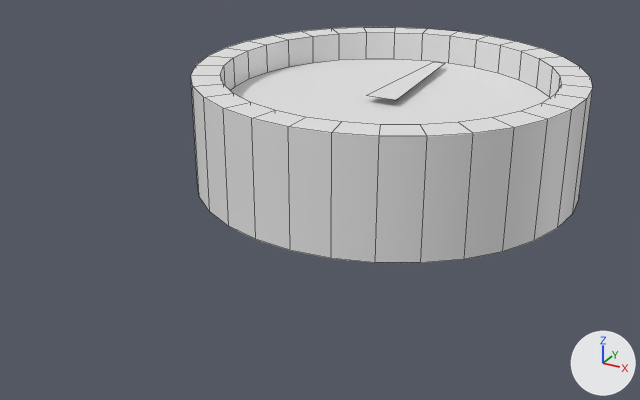
The FBX model Assets/Models/pipePuzzel/Pipe Gauge 2 Electric boogaloo.fbx: old version first, new version second.
Camera for both pictures: a camera (50 mm lens) standing at (1.82, -4.03, 1.61) and looking at (0.0, -0.72, -0.04). Every picture has the same lights, and +X, +Y and +Z are marked at lower right. The older version comes first. Mesh edges are drawn as thin lines.

Objects in the first picture: 'Dial thing', 'Gauge'.
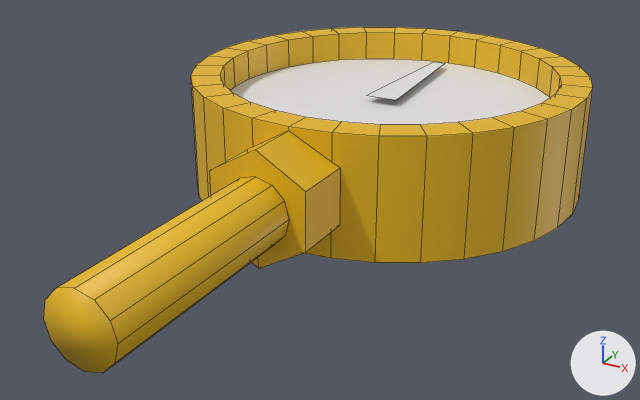
Location of each change, [x1, y1, x2, y2] in pixels of the pictures (640 x 400 px):
```json
{"object": "Gauge", "change": "reshaped", "before": [191, 27, 593, 263], "after": [44, 27, 593, 373], "on screen": "36% wider, 46% taller"}
{"part": 1, "of": "me_cylinder", "change": "built on", "before": [223, 108, 379, 263], "after": [44, 108, 379, 373]}
{"part": 2, "of": "me_cylinder", "change": "recoloured", "before": [191, 27, 593, 263], "after": [191, 27, 593, 263], "on screen": "white to yellow"}
```

Edits to the scene script, one JSON object a line:
```json
{"op": "add", "block": "mat_brass_gauge", "code": ["mat_brass_gauge = principled_material('brass_Gauge')", "mat_brass_gauge.base_color = (0.8, 0.479, 0.0076)  # yellow #e7b815"]}
{"op": "add", "block": "mat_face", "code": ["mat_face = principled_material('face')", "mat_face.base_color = (0.8, 0.8, 0.8)  # white #e7e7e7"]}
{"block": "me_cylinder", "where": "# used by ob_gauge; location = (0.0, 0.0, 0.0)"}
{"op": "remove", "block": "me_cylinder", "code": "me_cylinder.from_pydata(...)  # 128 vertices, 98 faces; spans x -1.0..1.0, y -1.0..1.0, z -0.18..0.4"}
{"op": "add", "block": "me_cylinder", "code": "me_cylinder.from_pydata(...)  # 170 vertices, 121 faces; spans x -1.0..1.0, y -2.3..1.0, z -0.18..0.4"}
{"block": "me_cylinder", "change": "me_cylinder part 1"}
{"block": "me_cylinder", "change": "4 faces are deleted"}
{"block": "me_cylinder", "change": "30 vertices are added at x -0.23..0.23, y -2.3..-0.97, z -0.15..0.38"}
{"block": "me_cylinder", "change": "12 new vertices lie (0.0, 1.04, 0.0) away from vertices in x -0.15..0.15, y -2.3, z -0.04..0.27"}
{"block": "me_cylinder", "change": "27 new faces join them, mat_brass_gauge (yellow #e7b815)"}
{"block": "me_cylinder", "change": "me_cylinder part 2: 93 faces spanning x -1.0..1.0, y -1.0..1.0, z -0.18..0.4 switch from no material to mat_brass_gauge (yellow #e7b815)"}
{"op": "add", "block": "me_cylinder", "code": "me_cylinder.materials.append(mat_face)  # white #e7e7e7"}
```
